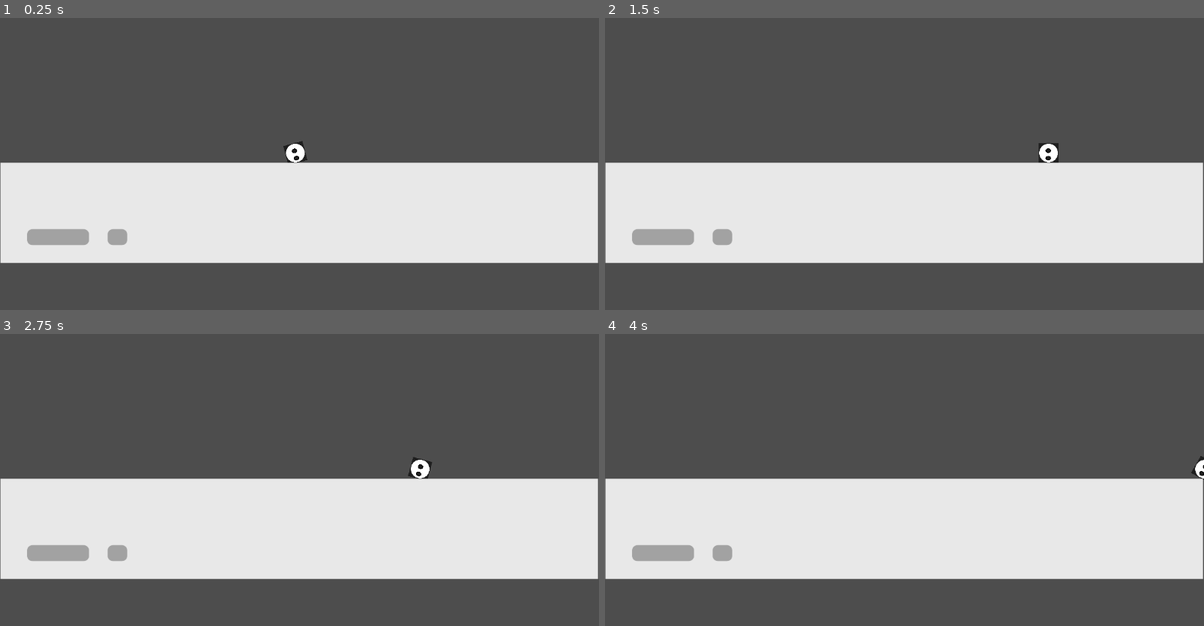
Above: before the commit, frames 1-4 (two rows, left to right).
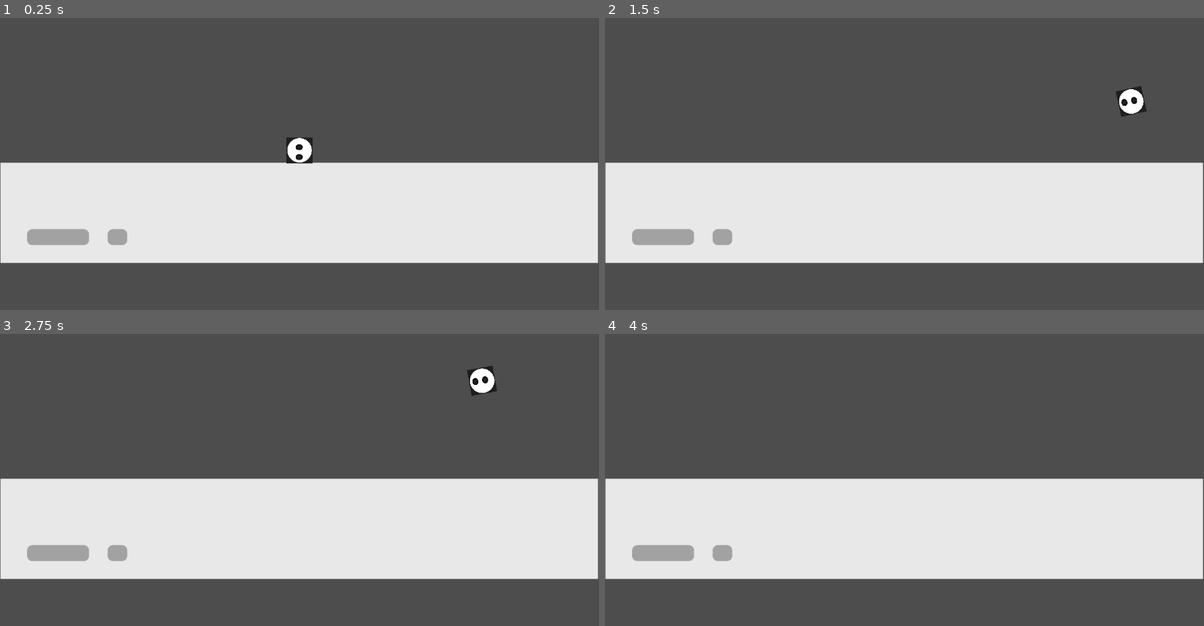
Above: after the commit, the same moments.

Repository: blueceiling/BubbleBattle
Game: Godot game, scene res://Battlegrounds/battleground.tscn
Two runs of this game, one before a commit and one after it. Both use one fixed random seed, a clock stepped at 60 frames per second and the inputs below. Before the commit the project starts from res://battleground.tscn.
Inputs (mouse positions are in pixels of both pictures, inside the frame that each line leads up to):
- Up to frame 1 (0.25 s): no input
- Up to frame 2 (1.5 s): move the mouse to (1036, 143) at 0.52 s; hold D (right) from 0.53 s (still down); tap W (up, bound only after the commit) at 0.6, 0.77, 1.07, 1.35 s; move the mouse to (784, 178) at 1.27 s
- Up to frame 3 (2.75 s): tap W (up, bound only after the commit) at 1.52, 1.82, 2.1 s; move the mouse to (359, 404) at 2.02 s; release D (right) at 2.03 s; hold A (left) from 2.03 s (still down)
- Up to frame 4 (4 s): move the mouse to (874, 544) at 2.77 s; release A (left) at 2.78 s; hold D (right) from 2.78 s (still down); tap W (up, bound only after the commit) at 2.85, 3.02, 3.32, 3.6, 3.77 s; move the mouse to (1084, 526) at 3.52 s

The runs differ from the first frame. In frame 1, 0.3% of the frame differs, in the area x 47-53%, y 41-50%; in frame 2, 0.6%, in the area x 72-91%, y 23-50%; in frame 3, 0.6%; in frame 4, 0.1%.

Commit message:
I reworked stuff :)

Diff:
--- /dev/null
+++ b/Battlegrounds/battleground.tscn
@@ -0,0 +1,28 @@
+[gd_scene load_steps=5 format=3 uid="uid://70wgvap80cls"]
+
+[ext_resource type="Texture2D" uid="uid://dl82kelwxsvjh" path="res://surface.png" id="1_3i280"]
+[ext_resource type="PackedScene" uid="uid://deeew6e0krmur" path="res://Player/player.tscn" id="2_kv364"]
+
+[sub_resource type="QuadMesh" id="QuadMesh_bd8ag"]
+
+[sub_resource type="RectangleShape2D" id="RectangleShape2D_1ih1k"]
+size = Vector2(1149, 193)
+
+[node name="battleground" type="Node2D"]
+
+[node name="Camera2D" type="Camera2D" parent="."]
+
+[node name="Platform" type="StaticBody2D" parent="."]
+
+[node name="MeshInstance2D" type="MeshInstance2D" parent="Platform"]
+position = Vector2(-1.00003, 99)
+scale = Vector2(1150, 194.333)
+mesh = SubResource("QuadMesh_bd8ag")
+texture = ExtResource("1_3i280")
+
+[node name="CollisionShape2D" type="CollisionShape2D" parent="Platform"]
+position = Vector2(-0.5, 99.5)
+shape = SubResource("RectangleShape2D_1ih1k")
+debug_color = Color(0, 0.6, 0.701961, 0.419608)
+
+[node name="Player" parent="." instance=ExtResource("2_kv364")]
--- /dev/null
+++ b/Player/player.gd
@@ -0,0 +1,11 @@
+extends CharacterBody2D
+
+func _process (_delta):
+
+	#input (still need to make it float)
+	var direction = Input.get_vector("left","right","up","down")
+	velocity = direction * 500
+	move_and_slide()
+
+	#rotate (idk how to do this yet)
+	look_at(get_global_mouse_position())
--- /dev/null
+++ b/Player/player.tscn
@@ -0,0 +1,17 @@
+[gd_scene load_steps=4 format=3 uid="uid://deeew6e0krmur"]
+
+[ext_resource type="Texture2D" uid="uid://cj0rc3wwv54te" path="res://bubble.png" id="1_4irn1"]
+[ext_resource type="Script" path="res://Player/player.gd" id="1_wvrbn"]
+
+[sub_resource type="CircleShape2D" id="CircleShape2D_dxyaw"]
+radius = 242.002
+
+[node name="Player" type="CharacterBody2D"]
+scale = Vector2(0.1, 0.1)
+script = ExtResource("1_wvrbn")
+
+[node name="PlayerImage" type="Sprite2D" parent="."]
+texture = ExtResource("1_4irn1")
+
+[node name="CollisionShape2D" type="CollisionShape2D" parent="."]
+shape = SubResource("CircleShape2D_dxyaw")
--- a/battleground.tscn
+++ /dev/null
@@ -1,44 +0,0 @@
-[gd_scene load_steps=8 format=3 uid="uid://dswksx7vubrox"]
-
-[ext_resource type="Script" path="res://CharacterBody2D.gd" id="1_4lko3"]
-[ext_resource type="Script" path="res://Sprite2D.gd" id="1_siofu"]
-[ext_resource type="Texture2D" uid="uid://cj0rc3wwv54te" path="res://bubble.png" id="2_hcpuy"]
-[ext_resource type="Texture2D" uid="uid://dl82kelwxsvjh" path="res://surface.png" id="4_s1od8"]
-
-[sub_resource type="CircleShape2D" id="CircleShape2D_m6g10"]
-radius = 19.0
-
-[sub_resource type="QuadMesh" id="QuadMesh_bd8ag"]
-
-[sub_resource type="RectangleShape2D" id="RectangleShape2D_1ih1k"]
-size = Vector2(1149, 193)
-
-[node name="battleground" type="Node2D"]
-
-[node name="Camera2D" type="Camera2D" parent="."]
-
-[node name="CharacterBody2D" type="CharacterBody2D" parent="."]
-script = ExtResource("1_4lko3")
-
-[node name="CollisionShape2D" type="CollisionShape2D" parent="CharacterBody2D"]
-position = Vector2(-8, -30)
-shape = SubResource("CircleShape2D_m6g10")
-
-[node name="Sprite2D" type="Sprite2D" parent="CharacterBody2D"]
-position = Vector2(-8, -30)
-scale = Vector2(0.076, 0.076)
-texture = ExtResource("2_hcpuy")
-script = ExtResource("1_siofu")
-
-[node name="Platform" type="StaticBody2D" parent="."]
-
-[node name="MeshInstance2D" type="MeshInstance2D" parent="Platform"]
-position = Vector2(-1.00003, 99)
-scale = Vector2(1150, 194.333)
-mesh = SubResource("QuadMesh_bd8ag")
-texture = ExtResource("4_s1od8")
-
-[node name="CollisionShape2D" type="CollisionShape2D" parent="Platform"]
-position = Vector2(-0.5, 99.5)
-shape = SubResource("RectangleShape2D_1ih1k")
-debug_color = Color(0, 0.6, 0.701961, 0.419608)
--- a/project.godot
+++ b/project.godot
@@ -11,8 +11,8 @@
 [application]
 
 config/name="BubbleBattle"
-run/main_scene="res://battleground.tscn"
-config/features=PackedStringArray("4.2", "Forward Plus")
+run/main_scene="res://Battlegrounds/battleground.tscn"
+config/features=PackedStringArray("4.1", "Forward Plus")
 config/icon="res://icon.svg"
 
 [input]
@@ -20,20 +20,24 @@
 right={
 "deadzone": 0.5,
 "events": [Object(InputEventKey,"resource_local_to_scene":false,"resource_name":"","device":-1,"window_id":0,"alt_pressed":false,"shift_pressed":false,"ctrl_pressed":false,"meta_pressed":false,"pressed":false,"keycode":0,"physical_keycode":68,"key_label":0,"unicode":100,"echo":false,"script":null)
+, Object(InputEventKey,"resource_local_to_scene":false,"resource_name":"","device":-1,"window_id":0,"alt_pressed":false,"shift_pressed":false,"ctrl_pressed":false,"meta_pressed":false,"pressed":false,"keycode":0,"physical_keycode":4194321,"key_label":0,"unicode":0,"echo":false,"script":null)
 ]
 }
 left={
 "deadzone": 0.5,
 "events": [Object(InputEventKey,"resource_local_to_scene":false,"resource_name":"","device":-1,"window_id":0,"alt_pressed":false,"shift_pressed":false,"ctrl_pressed":false,"meta_pressed":false,"pressed":false,"keycode":0,"physical_keycode":65,"key_label":0,"unicode":97,"echo":false,"script":null)
+, Object(InputEventKey,"resource_local_to_scene":false,"resource_name":"","device":-1,"window_id":0,"alt_pressed":false,"shift_pressed":false,"ctrl_pressed":false,"meta_pressed":false,"pressed":false,"keycode":0,"physical_keycode":4194319,"key_label":0,"unicode":0,"echo":false,"script":null)
 ]
 }
 up={
 "deadzone": 0.5,
-"events": [Object(InputEventKey,"resource_local_to_scene":false,"resource_name":"","device":-1,"window_id":0,"alt_pressed":false,"shift_pressed":false,"ctrl_pressed":false,"meta_pressed":false,"pressed":false,"keycode":0,"physical_keycode":32,"key_label":0,"unicode":32,"echo":false,"script":null)
+"events": [Object(InputEventKey,"resource_local_to_scene":false,"resource_name":"","device":-1,"window_id":0,"alt_pressed":false,"shift_pressed":false,"ctrl_pressed":false,"meta_pressed":false,"pressed":false,"keycode":0,"physical_keycode":87,"key_label":0,"unicode":119,"echo":false,"script":null)
+, Object(InputEventKey,"resource_local_to_scene":false,"resource_name":"","device":-1,"window_id":0,"alt_pressed":false,"shift_pressed":false,"ctrl_pressed":false,"meta_pressed":false,"pressed":false,"keycode":0,"physical_keycode":4194320,"key_label":0,"unicode":0,"echo":false,"script":null)
 ]
 }
 down={
 "deadzone": 0.5,
 "events": [Object(InputEventKey,"resource_local_to_scene":false,"resource_name":"","device":-1,"window_id":0,"alt_pressed":false,"shift_pressed":false,"ctrl_pressed":false,"meta_pressed":false,"pressed":false,"keycode":0,"physical_keycode":83,"key_label":0,"unicode":115,"echo":false,"script":null)
+, Object(InputEventKey,"resource_local_to_scene":false,"resource_name":"","device":-1,"window_id":0,"alt_pressed":false,"shift_pressed":false,"ctrl_pressed":false,"meta_pressed":false,"pressed":false,"keycode":0,"physical_keycode":4194322,"key_label":0,"unicode":0,"echo":false,"script":null)
 ]
 }
